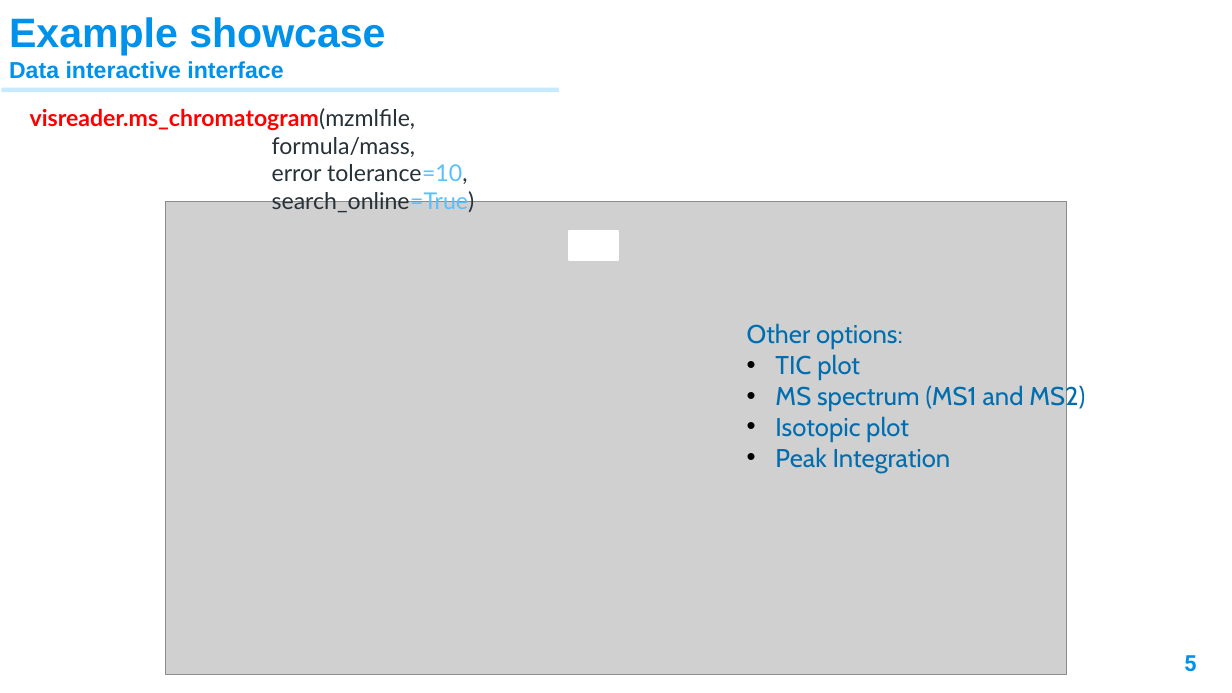
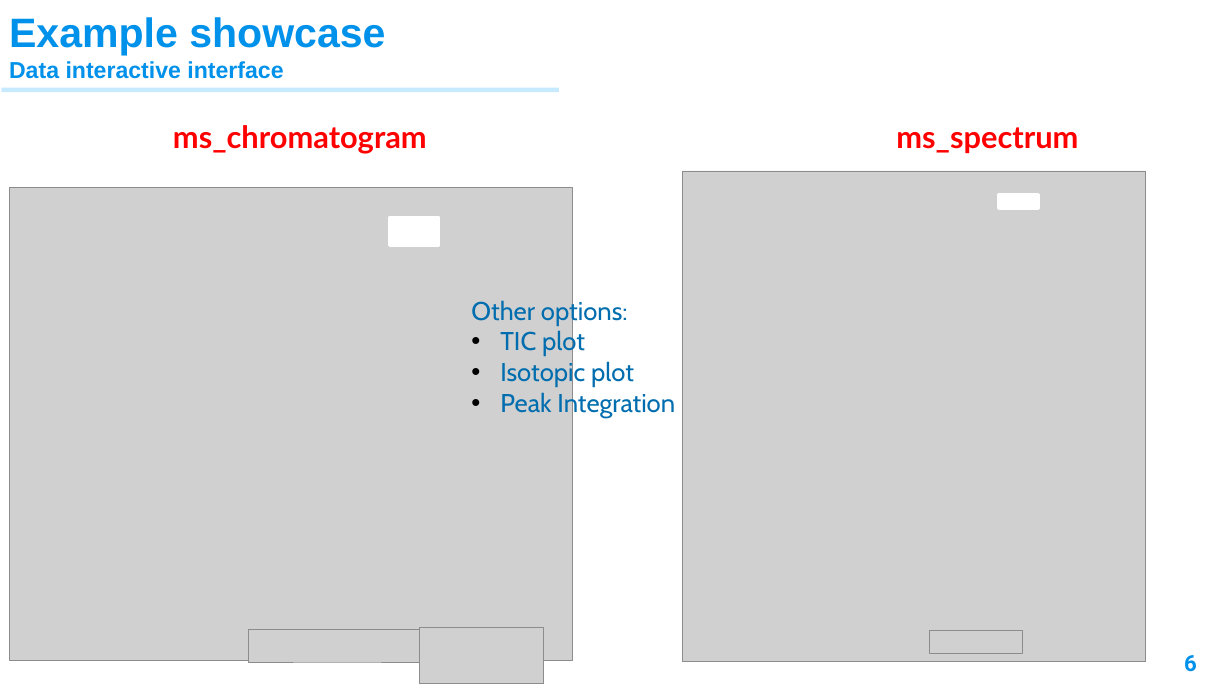
Before and after one commit to XiminHu/mass-suite, a slide deck: slide 6 of doc/20210326 ACS presentation.pptx (slide 5 before the commit). Drawn at 1232x693 pixels with LibreOffice and Linux fonts; fonts in the diff are those of the drawing; grey boxes stand for pictures; background and template pictures are left out. Boxes give left, top, right and bottom in pixels: in the first picture for what was removed or moved away, otherwise in the second. Text is boxed around its words. In the diff, an @@ line names an element or a change of style, - is before the commit and + after.

```diff
--- a/doc/20210326 ACS presentation.pptx
+++ b/doc/20210326 ACS presentation.pptx
@@ text at <box>173,125,427,154</box>: text changed; size 18 to 24 pt; text colour #263238 to #FF0000; bold on @@
-visreader.ms_chromatogram(mzmlfile,
-formula/mass,
-error tolerance=10,
-search_online=True)
+ms_chromatogram
@@ text added at <box>896,127,1078,153</box>, 24 pt, text #FF0000, bold @@
+ms_spectrum
@@ picture added at <box>683,171,1146,662</box> @@
@@ picture: place and size @@
-picture at <box>165,201,1067,675</box>
+picture at <box>9,188,572,661</box>
@@ rectangle added at <box>999,195,1039,210</box>, fill #FFFFFF, outline #FFFFFF 2 pt @@
@@ rectangle: place and size @@
-rectangle at <box>569,231,618,260</box>
+rectangle at <box>390,217,439,246</box>
@@ text "Other options:": place and size @@
-text "Other options:" at <box>747,323,1085,472</box>
+text "Other options:" at <box>471,298,675,418</box>
@@ text at <box>775,384,1085,411</box>: paragraph removed @@
-• MS spectrum (MS1 and MS2)
@@ picture added at <box>248,629,426,662</box> @@
@@ picture added at <box>420,628,544,685</box> @@
@@ picture added at <box>929,630,1022,654</box> @@
@@ page number at <box>1184,655,1197,672</box>: text changed @@
-5
+6
```
Also in this commit, not shown: 14 other slides changed, 3 slides added, 2 slides removed, 7 other files.
